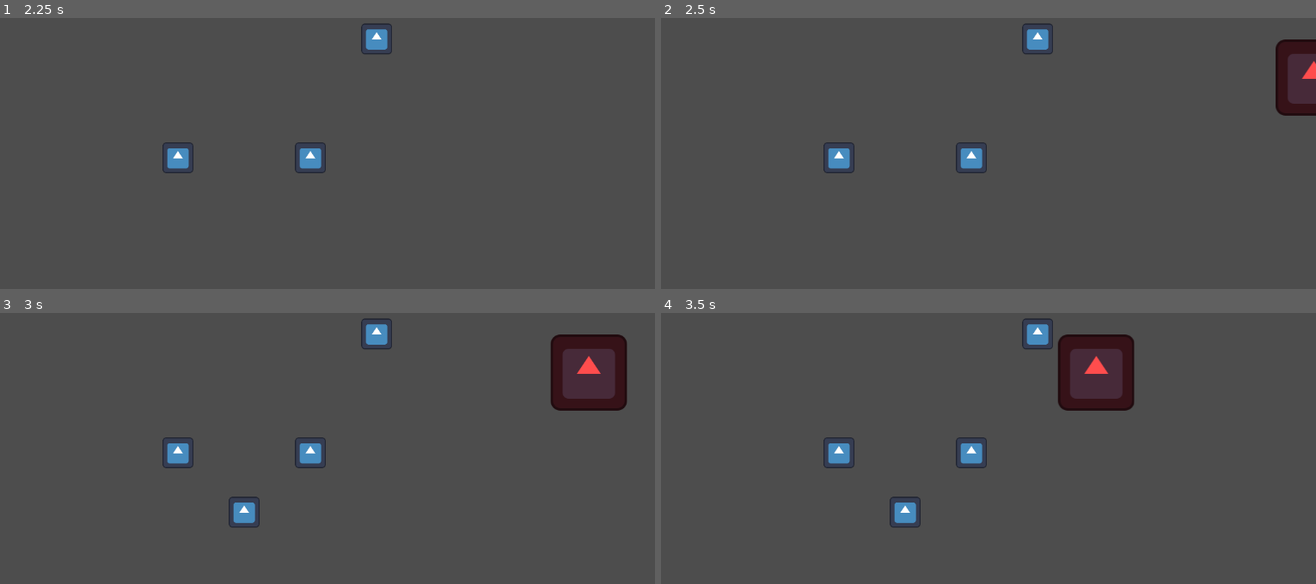
Above: before the commit, frames 1-4 (two rows, left to right).
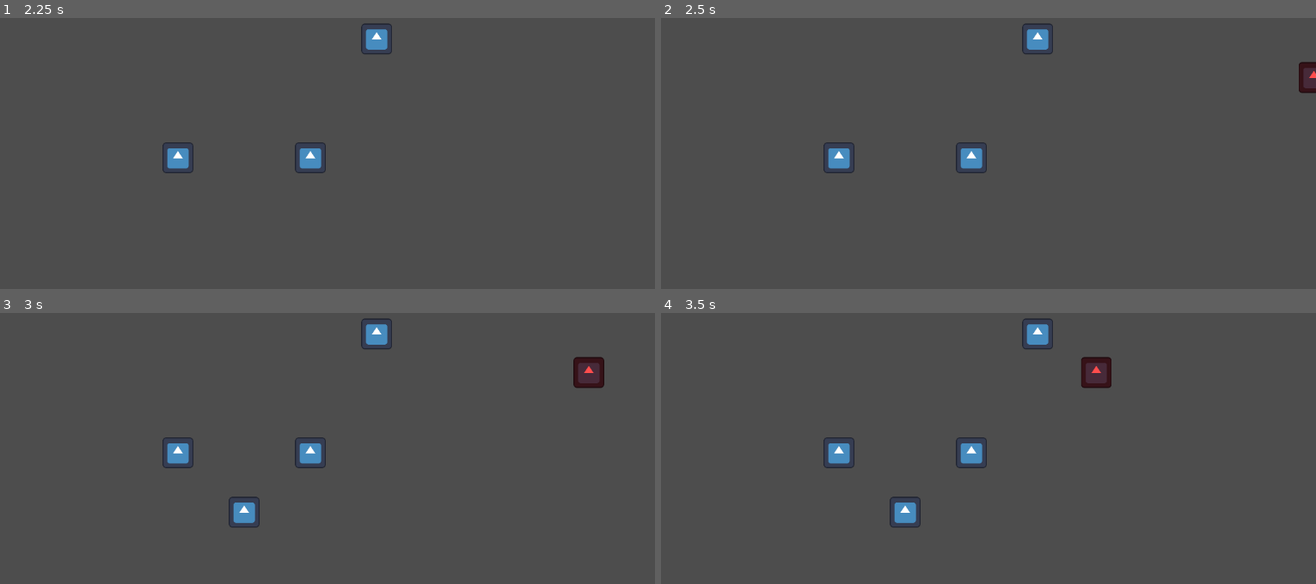
Above: after the commit, the same moments.

Repository: AuraDvin/MvR
Game: Godot game, scene res://levels/basic_level/basic_level.tscn
The game is run twice, just before and just after one commit, with the same random seed, the same clock (stepped at 60 frames per second) and the same inputs. The engine's default icon, where the game draws it, is replaced by a stand-in: a white triangle on a blue panel in a dark square.
Inputs (mouse positions are in pixels of both pictures, inside the frame that each line leads up to):
- Up to frame 1 (2.25 s): tap Enter at 0.5, 2 s; move the mouse to (307, 158) at 0.52 s; click (307, 158) at 0.67 s; tap Space at 1.25 s; move the mouse to (176, 167) at 1.27 s; click (176, 167) at 1.42 s; move the mouse to (379, 61) at 2.02 s; click (379, 61) at 2.17 s
- Up to frame 2 (2.5 s): no input
- Up to frame 3 (3 s): move the mouse to (275, 518) at 2.77 s; click (275, 518) at 2.92 s
- Up to frame 4 (3.5 s): no input

Frame 1 is identical in both runs. In frame 2, 1.6% of the frame differs, in the area x 93-100%, y 7-37%; in frame 3, 3.0%; in frame 4, 3.1%, in the area x 60-73%, y 7-37%.

Commit message:
Enemy scale
Scaled to be the size of the towers

Diff:
--- a/characters/enemies/basic_enemy/basic_enemy.tscn
+++ b/characters/enemies/basic_enemy/basic_enemy.tscn
@@ -4,10 +4,10 @@
 [ext_resource type="Texture2D" uid="uid://bdk0eqv2uxunq" path="res://icon.svg" id="2_vt4g7"]
 
 [sub_resource type="RectangleShape2D" id="RectangleShape2D_c4jce"]
-size = Vector2(122, 122)
+size = Vector2(51.84, 51.84)
 
 [sub_resource type="RectangleShape2D" id="RectangleShape2D_0mce4"]
-size = Vector2(85, 20)
+size = Vector2(42, 20)
 
 [node name="BasicEnemy" type="Node2D"]
 script = ExtResource("1_hlkjt")
@@ -15,17 +15,17 @@
 [node name="BodyArea2D" type="Area2D" parent="."]
 
 [node name="CollisionShape2D" type="CollisionShape2D" parent="BodyArea2D"]
-position = Vector2(1, -1)
 shape = SubResource("RectangleShape2D_c4jce")
 
 [node name="AttackArea2D" type="Area2D" parent="."]
 
 [node name="CollisionShape2D" type="CollisionShape2D" parent="AttackArea2D"]
-position = Vector2(-102.5, 0)
+position = Vector2(-47.25, 0)
 shape = SubResource("RectangleShape2D_0mce4")
 
 [node name="Sprite2D" type="Sprite2D" parent="."]
 modulate = Color(1, 0.3, 0.3, 1)
+scale = Vector2(0.405, 0.405)
 texture = ExtResource("2_vt4g7")
 
 [node name="AttackTimer" type="Timer" parent="."]
